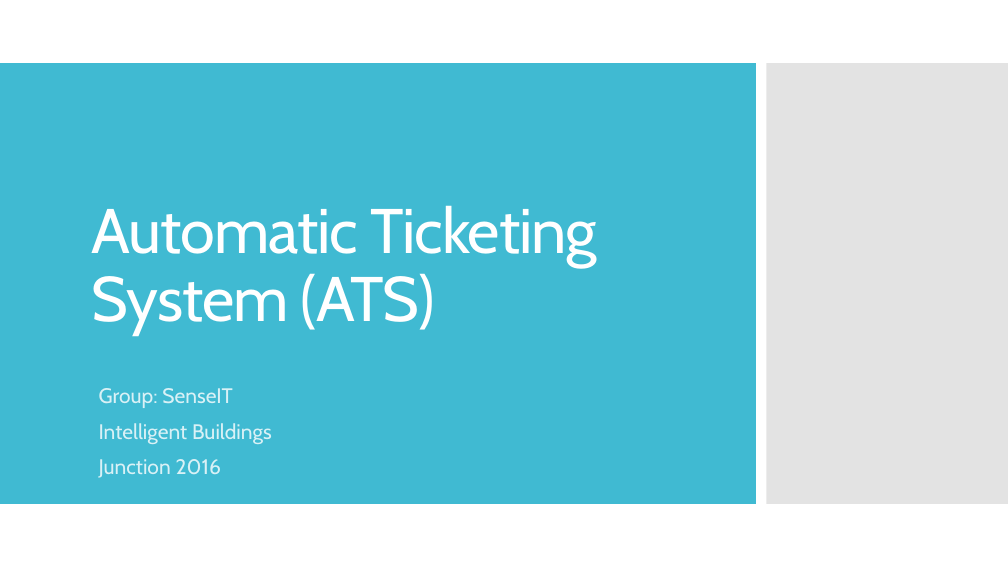
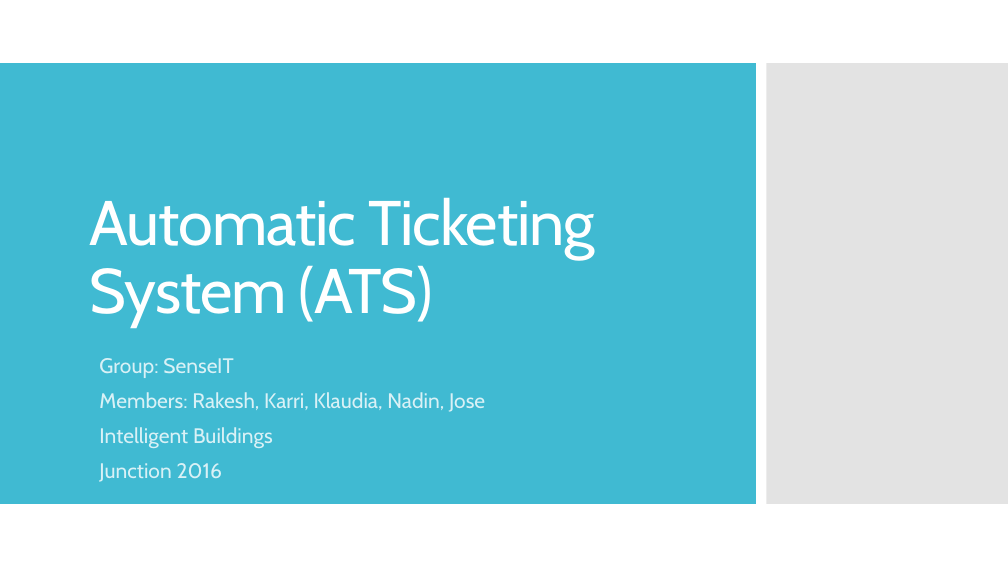
Before and after one commit to k4rriL/ATS, a slide deck: slide 1 of Presentation/Automatic Ticketing System (ATS).pptx. Drawn at 1008x567 pixels with LibreOffice and Linux fonts; fonts in the diff are those of the drawing. Boxes give left, top, right and bottom in pixels: in the first picture for what was removed or moved away, otherwise in the second. Text is boxed around its words. In the diff, an @@ line names an element or a change of style, - is before the commit and + after.

Commit message:
Rakesh all changes

```diff
--- a/Presentation/Automatic Ticketing System (ATS).pptx
+++ b/Presentation/Automatic Ticketing System (ATS).pptx
@@ title "Automatic Ticketing System (ATS)" moved from (x1=92, y1=205, x2=597, y2=336) to (x1=90, y1=197, x2=595, y2=328) @@
@@ subtitle "Group: SenseIT" moved from (x1=99, y1=388, x2=272, y2=478) to (x1=99, y1=358, x2=485, y2=482) @@
@@ subtitle at (x1=99, y1=392, x2=485, y2=412): paragraph added @@
+Members: Rakesh, Karri, Klaudia, Nadin, Jose
```
Also in this commit, not shown: 3 other slides changed.
